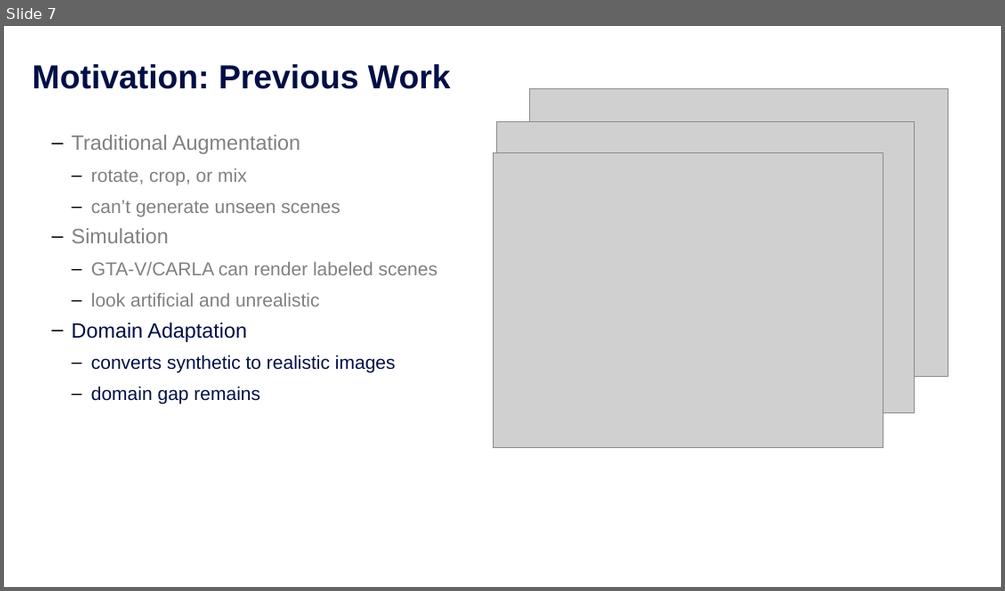
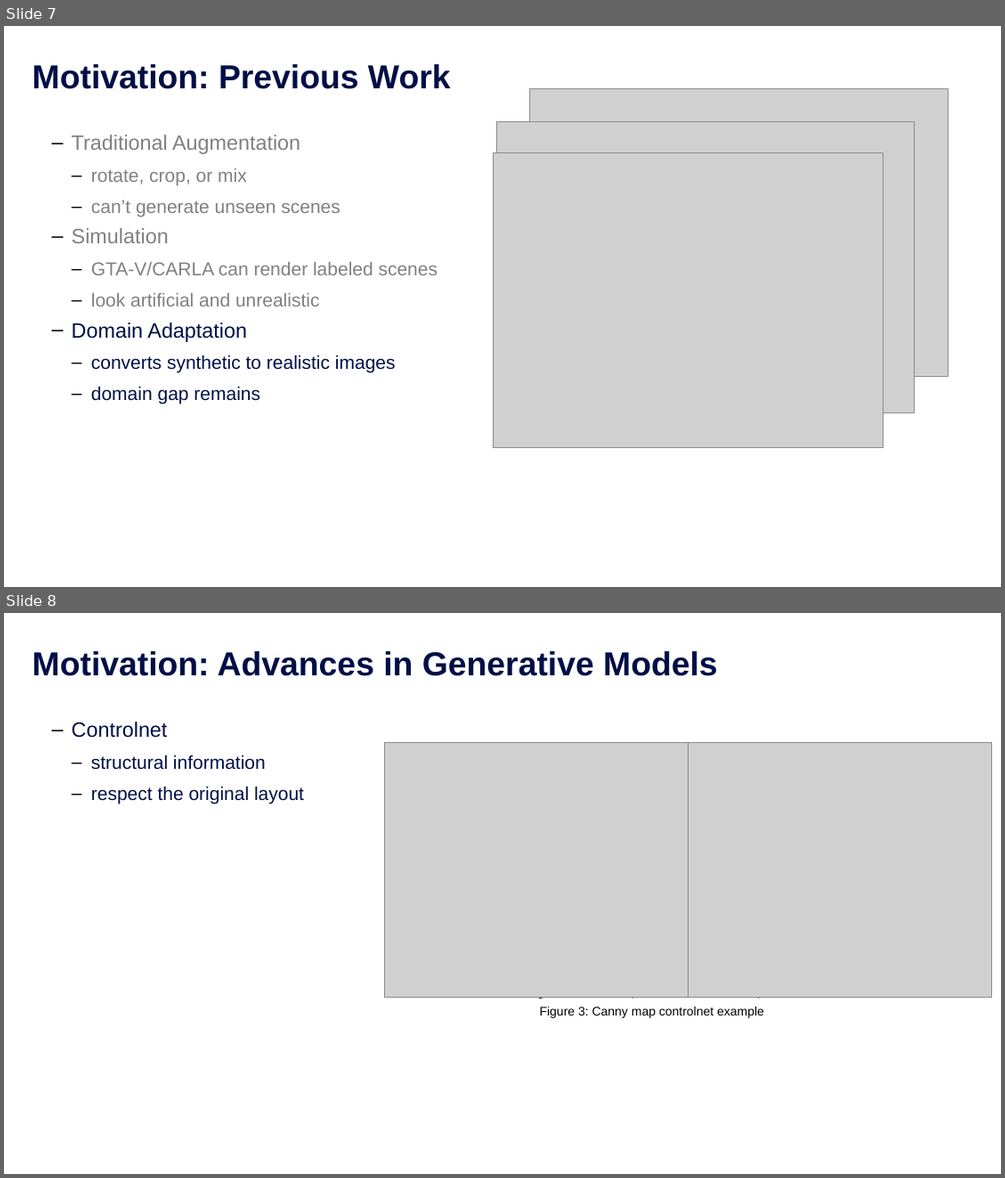
Before and after one commit to chengchengchenchen/MCS-Research-Project, a slide deck: doc/Presentation.pptx. Shown one above the other, each under a label of ours: slide 7 before the commit, slides 7 and 8 after it. The pictures are 1005x591 and 1005x1178 pixels, drawn with LibreOffice and Linux fonts; fonts in the diff are those of the drawing; grey boxes stand for pictures; background and template pictures are left out. Boxes give left, top, right and bottom in pixels: in the first picture for what was removed or moved away, otherwise in the second. Text is boxed around its words. In the diff, an @@ line names an element or a change of style, - is before the commit and + after.

```diff
--- a/doc/Presentation.pptx
+++ b/doc/Presentation.pptx
@@ slide 8 added at [4, 613, 1001, 1174], background #FFFFFF @@
@@ title added at [32, 651, 718, 676], 32 pt, text #000F46, bold @@
+Motivation: Advances in Generative Models
@@ text added at [72, 722, 304, 803], 18 pt, text #000F46 @@
+      ‒ Controlnet
+        ‒ structural information
+        ‒ respect the original layout
@@ picture added at [385, 742, 688, 997] @@
@@ picture added at [539, 744, 796, 981] @@
@@ picture added at [688, 742, 992, 997] @@
@@ text added at [527, 988, 836, 999], 10.5 pt, text #000000 @@
+    Figure 3: LoRA’s reparametrization, which only trains A and B.
@@ text added at [540, 1006, 764, 1018], 12 pt, text #000000 @@
+    Figure 3: Canny map controlnet example
```
Also in this commit, not shown: 9 slides changed, 2 slides removed, 1 other file.
